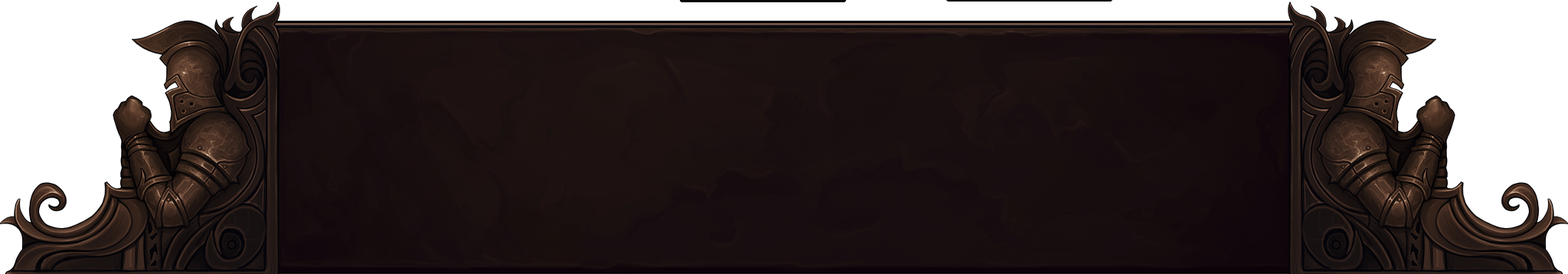
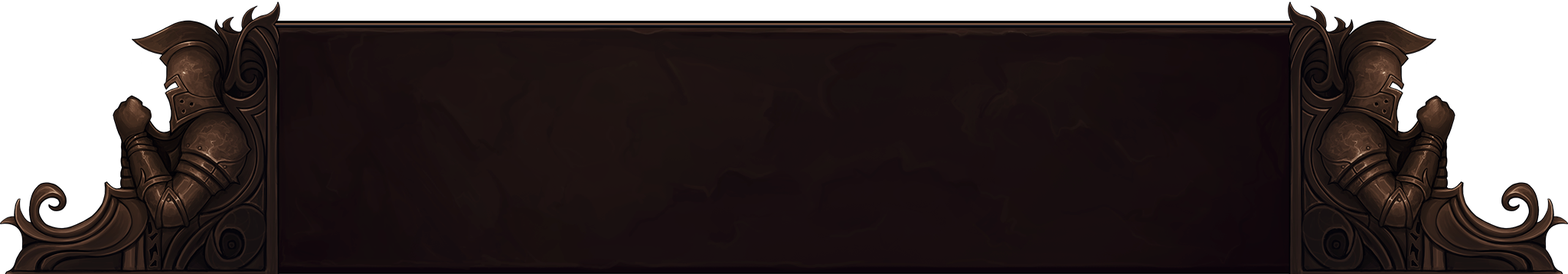
Two versions of the same layered image (1568 x 274). Layer-by-layer changes:
renamed "pattern копия" to "skill_barFixed.png", painted on it over [679, 1, 847, 3]
removed layer "skill_frame копия 4" over [946, 0, 1113, 2]
removed layer "skill_frame копия 2" over [679, 0, 847, 3]
